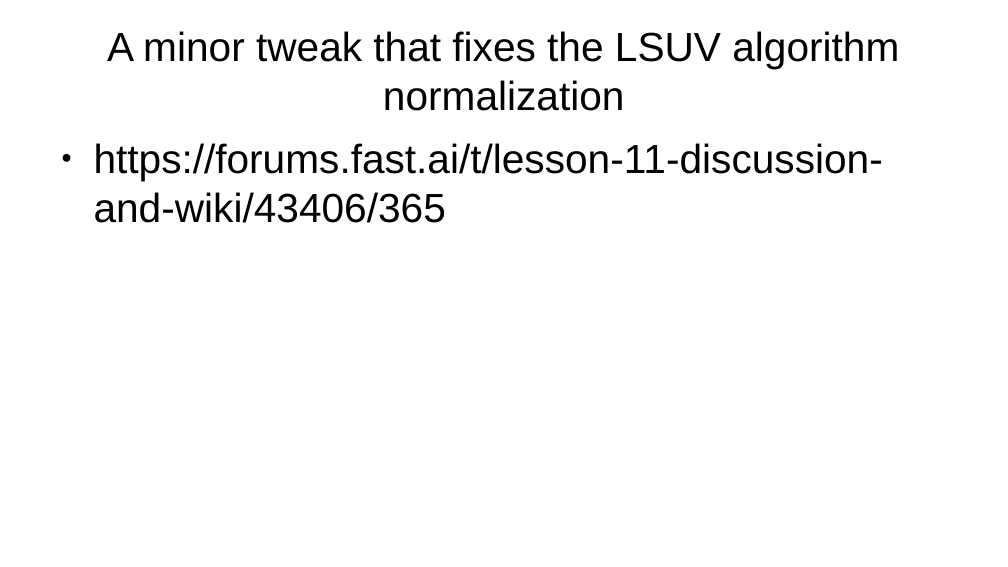
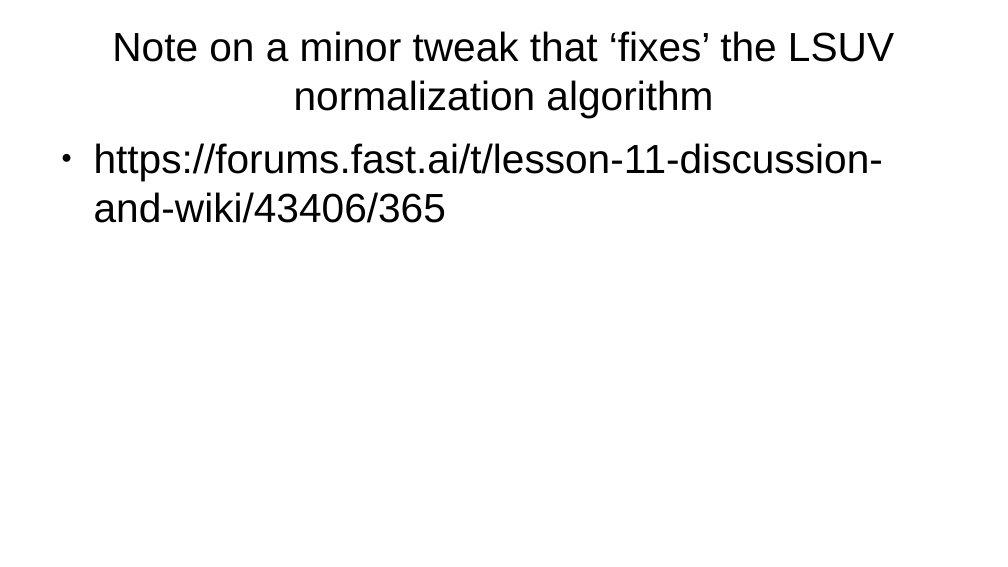
Before and after one commit to jcatanza/Fastai-Deep-Learning-From-the-Foundations-TWiML-Study-Group, a slide deck: slide 7 of study_group/meetup_slide_decks/Foundations_Lesson11a.pptx (slide 6 before the commit). Drawn at 1008x567 pixels with LibreOffice and Linux fonts; fonts in the diff are those of the drawing; background and template pictures are left out. Boxes give left, top, right and bottom in pixels: in the first picture for what was removed or moved away, otherwise in the second. Text is boxed around its words. In the diff, an @@ line names an element or a change of style, - is before the commit and + after.

```diff
--- a/study_group/meetup_slide_decks/Foundations_Lesson11a.pptx
+++ b/study_group/meetup_slide_decks/Foundations_Lesson11a.pptx
@@ text at <box>112,31,894,118</box>: text changed @@
-A minor tweak that fixes the LSUV algorithm normalization
+Note on a minor tweak that ‘fixes’ the LSUV normalization algorithm
```
Also in this commit, not shown: 4 other slides changed, 9 other files.
